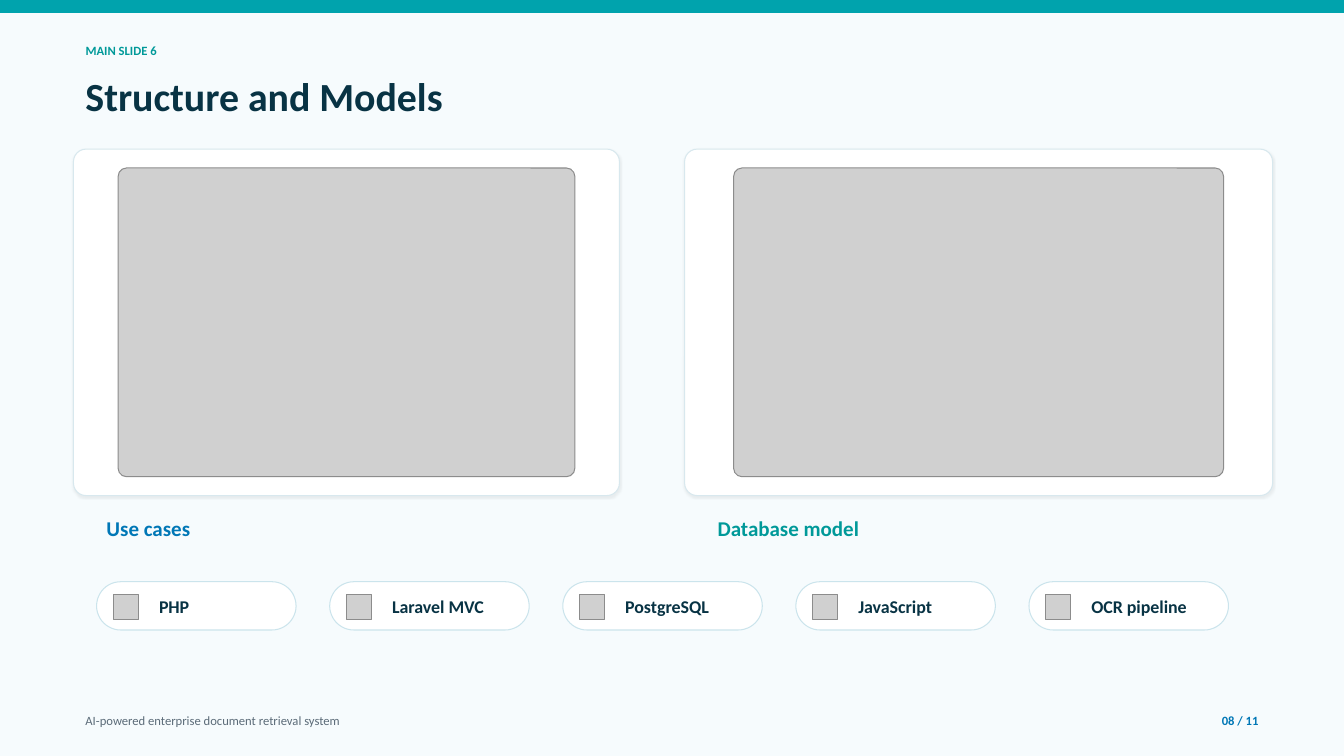
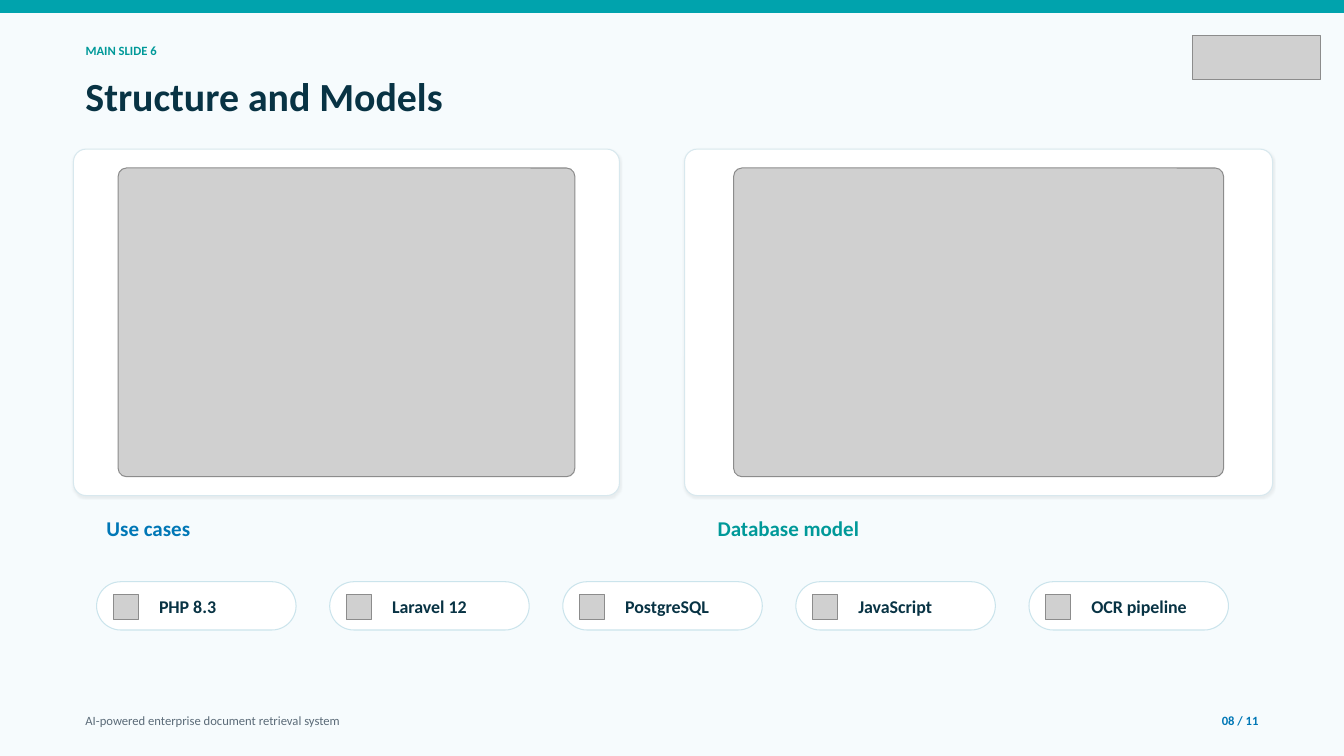
Before and after one commit to alifhossain174/Masters-Internship-Report, a slide deck: slide 8 of Software Specification & Design.pptx. Drawn at 1344x756 pixels with LibreOffice and Linux fonts; fonts in the diff are those of the drawing; grey boxes stand for pictures. Boxes give left, top, right and bottom in pixels: in the first picture for what was removed or moved away, otherwise in the second. Text is boxed around its words. In the diff, an @@ line names an element or a change of style, - is before the commit and + after.

```diff
--- a/Software Specification & Design.pptx
+++ b/Software Specification & Design.pptx
@@ picture added at [1193,36,1320,80] @@
@@ text at [159,600,216,613]: text changed @@
-PHP
+PHP 8.3
@@ text at [392,600,467,613]: text changed @@
-Laravel MVC
+Laravel 12
```
Also in this commit, not shown: 9 other slides changed, 4 other files.
